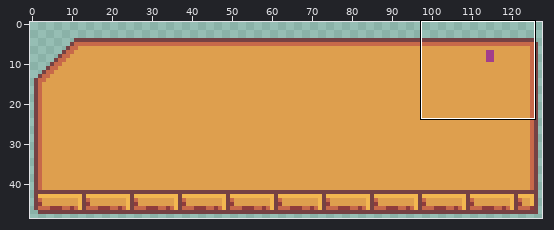
Two versions of one pixel-art file, Graphics/Pictures/Party/Fire.aseprite. Above, an overview of the earlier version with the close-up marked.
Close-up. Earlier state:
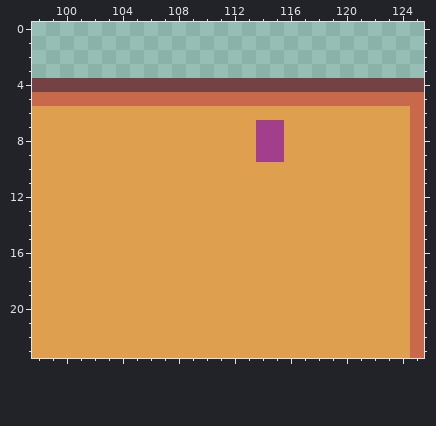
128x49 pixels, 1 frame. Shown: x 98..125, y 0..23.
Now the later version:
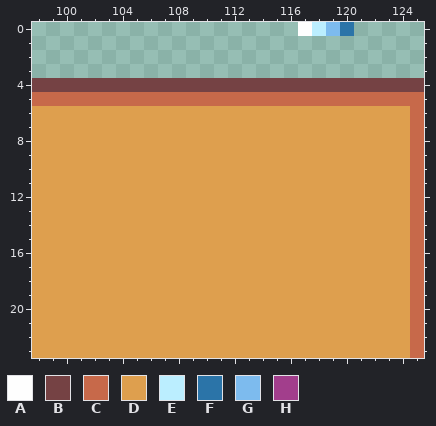
Palette (. is transparent): A #fefefe  B #754244  C #c7694a  D #de9f4e  E #bbeeff  F #2b74a8  G #7dbbee  H #a23e8c
Difference:
layer "ice" now shown
layer "psychic" now hidden
@@ x 115..122 @@
- 0 ........
+ 0 ..AEGF..
  1 ........
@@ x 112..117 @@
  6 DDDDDD
- 7 DDHHDD
- 8 DDHHDD
- 9 DDHHDD
+ 7 DDDDDD
+ 8 DDDDDD
+ 9 DDDDDD
 10 DDDDDD
Where, in picture pixels (left, top, right, bottom), the same in both close-ups:
added: (298, 22, 354, 36)
changed: (256, 120, 284, 162)
